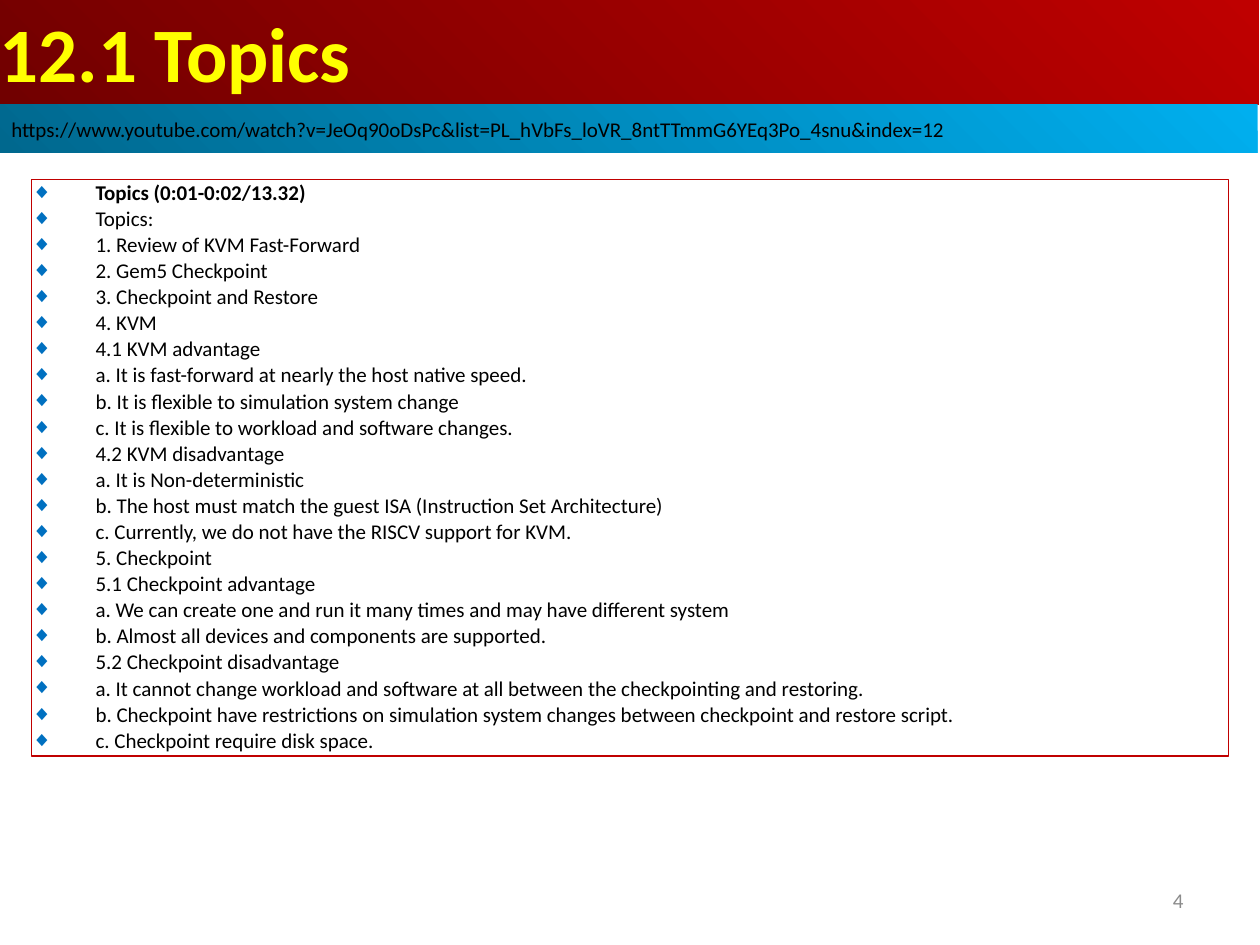
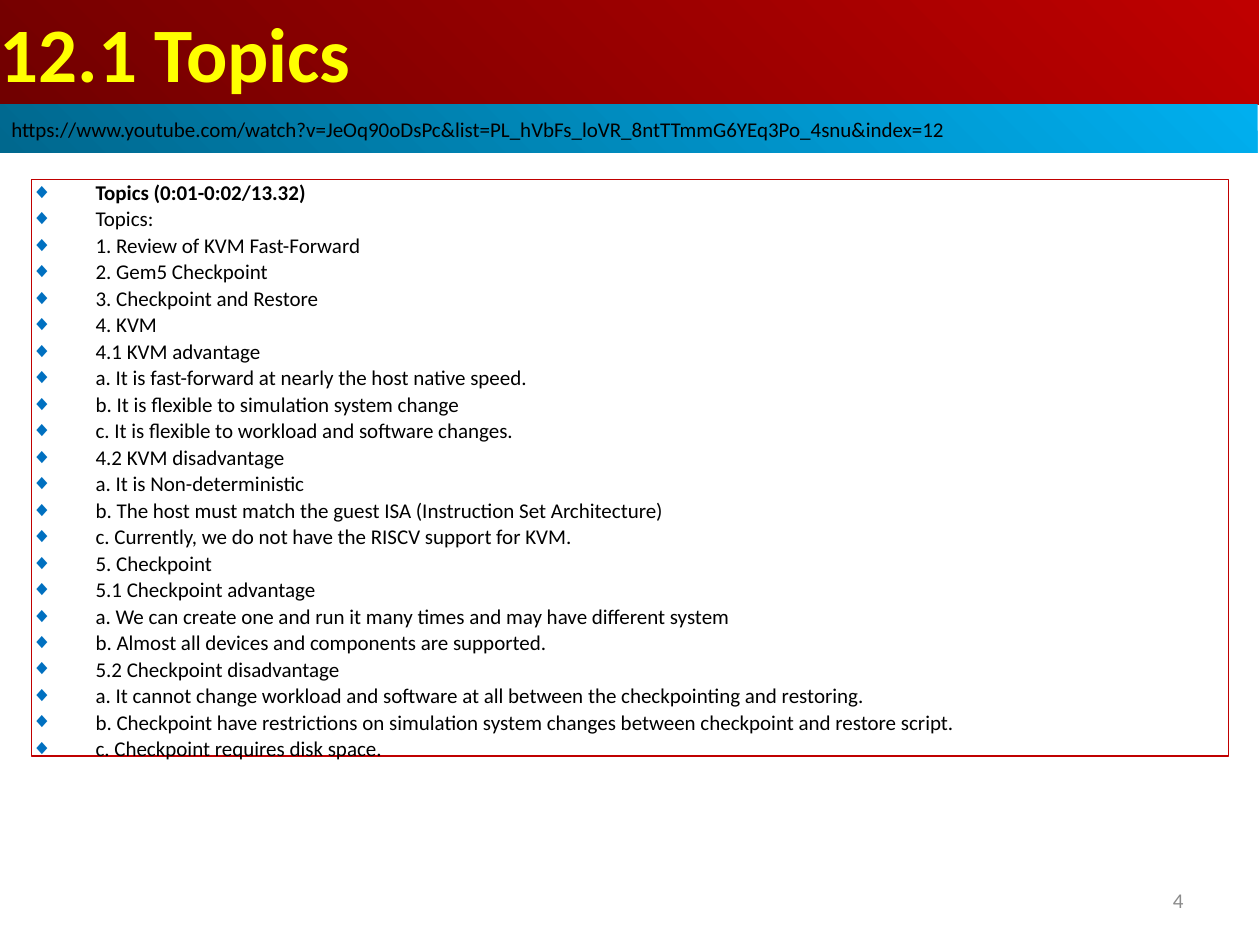
Before and after one commit to peterhchen/AIU_CS850_Gem5_McPAT, a slide deck: slide 4 of 050_Gem5/012.ChkPt/000_Video/012.ChkPt.ppt. Drawn at 1260x945 pixels with LibreOffice and Linux fonts; fonts in the diff are those of the drawing. Boxes give left, top, right and bottom in pixels: in the first picture for what was removed or moved away, otherwise in the second. Text is boxed around its words. In the diff, an @@ line names an element or a change of style, - is before the commit and + after.

```diff
--- a/050_Gem5/012.ChkPt/000_Video/012.ChkPt.ppt
+++ b/050_Gem5/012.ChkPt/000_Video/012.ChkPt.ppt
@@ text in rectangle at bbox=[96, 741, 382, 760]: text changed @@
-◆ c. Checkpoint require disk space.
+◆ c. Checkpoint requires disk space.
```
